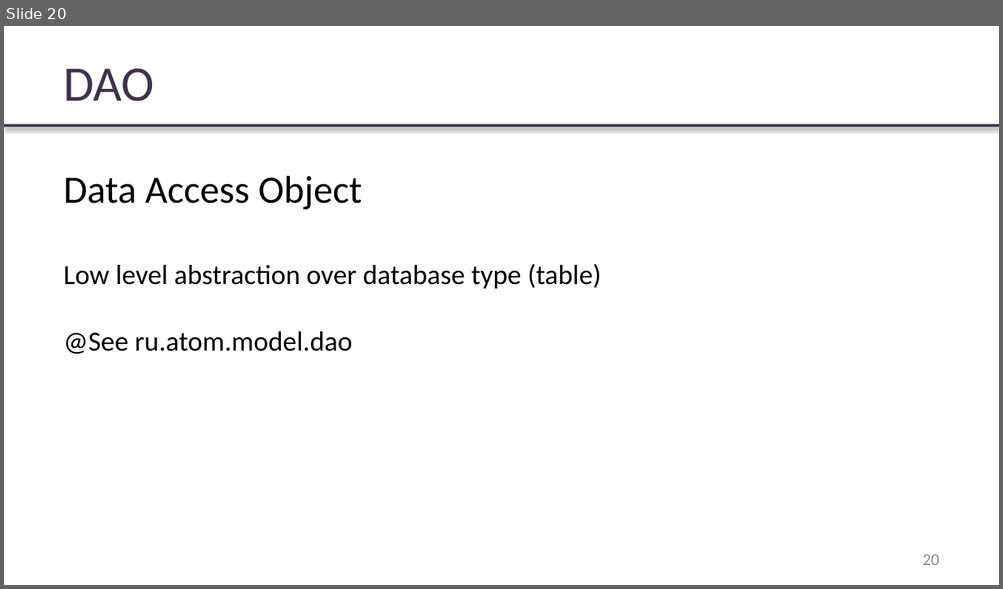
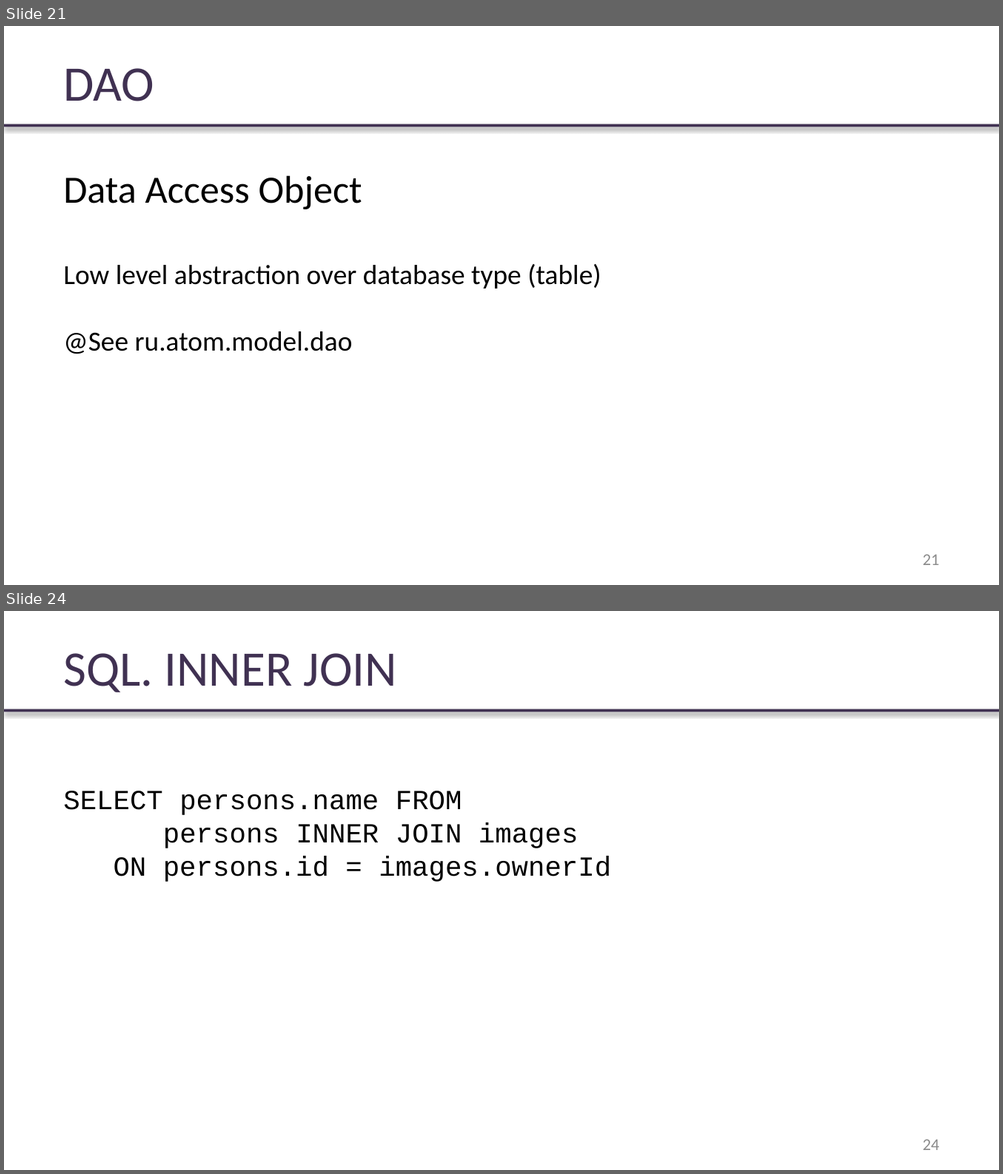
Before and after one commit to rybalkinsd/atom, a slide deck: lecture5/presentation/lecture05.pptx. Shown one above the other, each under a label of ours: slide 20 before the commit, slides 21 and 24 after it; the slides between them are not shown. The pictures are 1003x589 and 1003x1174 pixels, drawn with LibreOffice and Linux fonts; fonts in the diff are those of the drawing; background and template pictures are left out. Boxes give left, top, right and bottom in pixels: in the first picture for what was removed or moved away, otherwise in the second. Text is boxed around its words. In the diff, an @@ line names an element or a change of style, - is before the commit and + after.

```diff
--- a/lecture5/presentation/lecture05.pptx
+++ b/lecture5/presentation/lecture05.pptx
@@ slide 24 added at box(4, 611, 999, 1170), background #FFFFFF; not listed: 1 template element that a slide beside it also shows @@
@@ text added at box(63, 653, 397, 692), 36 pt, text #403152 @@
+SQL. INNER JOIN
@@ text added at box(63, 791, 611, 882), 20 pt, text #000000 @@
+SELECT persons.name FROM
+persons INNER JOIN images
+  ON persons.id = images.ownerId
@@ page number added at box(922, 1139, 939, 1150), 12 pt, text #8B8B8B @@
+24
@@ what was slide 20 is now slide 21 @@
@@ page number at box(922, 554, 939, 565): text changed @@
-20
+21
```
Also in this commit, not shown: 2 slides changed, 9 other slides added, 3 other files.
